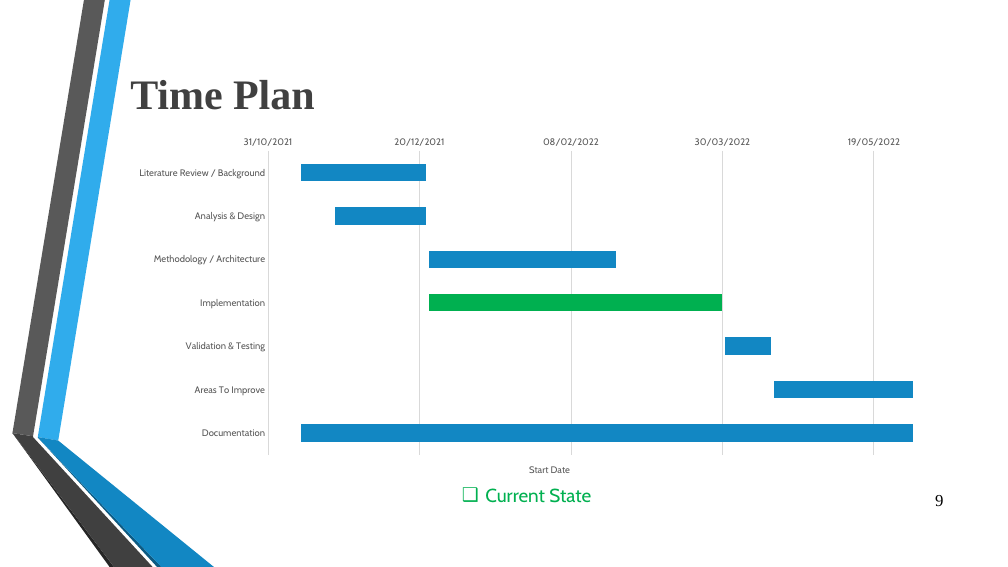
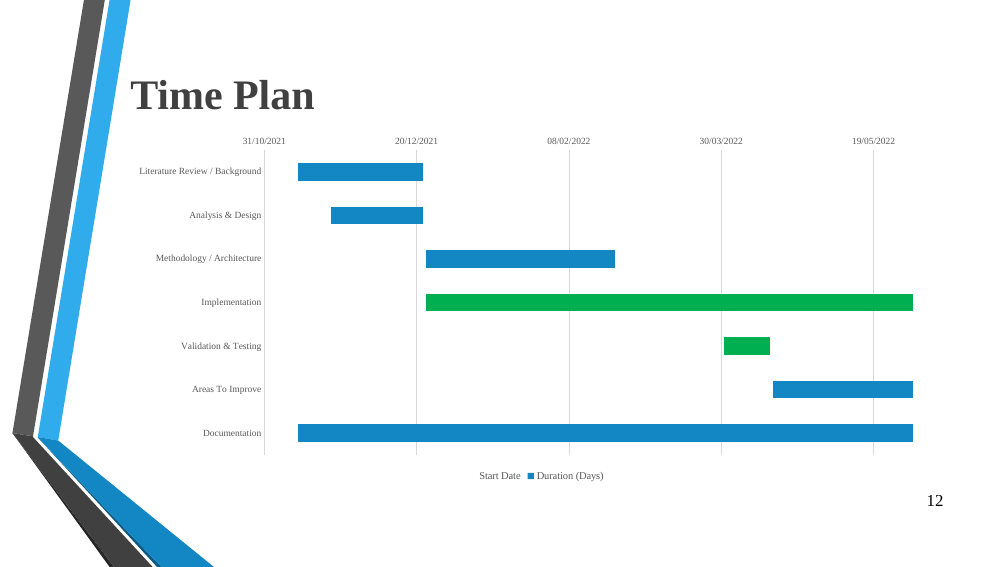
Before and after one commit to OmarSedkyUI/CyberLearningAdventureJunior, a slide deck: slide 12 of Graduation_Project_Presentation_Seminar2.pptx (slide 9 before the commit). Drawn at 1008x567 pixels with LibreOffice and Linux fonts; fonts in the diff are those of the drawing; background and template pictures are left out. Boxes give left, top, right and bottom in pixels: in the first picture for what was removed or moved away, otherwise in the second. Text is boxed around its words. In the diff, an @@ line names an element or a change of style, - is before the commit and + after.

```diff
--- a/Graduation_Project_Presentation_Seminar2.pptx
+++ b/Graduation_Project_Presentation_Seminar2.pptx
@@ bar stacked chart at (123,129,951,485) @@
@@ Duration (Days), Implementation: 97 to 160 @@
@@ colours of single points changed @@
+Current State: -, -, -, -, -, -, -
@@ legend changed @@
@@ category axis changed @@
@@ value axis changed @@
@@ lettering changed @@
@@ text removed at (485,488,591,503) @@
-❑ Current State
@@ page number at (927,495,944,506): text changed @@
-9
+12
```
Also in this commit, not shown: 5 other slides changed, 4 slides added.
